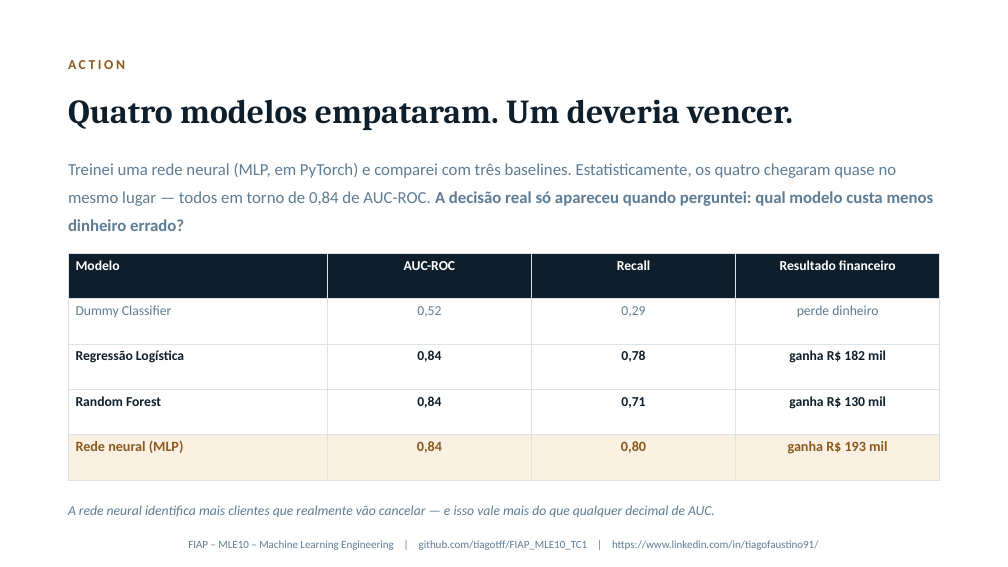
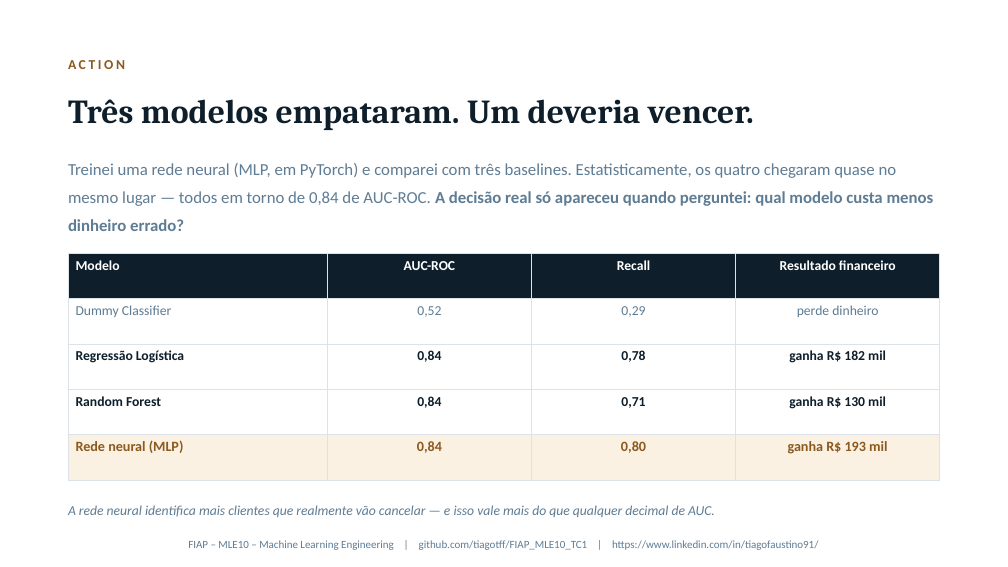
Before and after one commit to tiagotff/FIAP_MLE10_TC1, a slide deck: slide 4 of docs/Apresentacao_Tech_Challenge_1_MLE10_Churn.pptx. Drawn at 1008x567 pixels with LibreOffice and Linux fonts; fonts in the diff are those of the drawing. Boxes give left, top, right and bottom in pixels: in the first picture for what was removed or moved away, otherwise in the second. Text is boxed around its words. In the diff, an @@ line names an element or a change of style, - is before the commit and + after.

Commit message:
docs: atualizar apresentacao STAR (pptx e pdf) - revisao final

```diff
--- a/docs/Apresentacao_Tech_Challenge_1_MLE10_Churn.pptx
+++ b/docs/Apresentacao_Tech_Challenge_1_MLE10_Churn.pptx
@@ text at box(68, 99, 754, 130): text changed @@
-Quatro modelos empataram. Um deveria vencer.
+Três modelos empataram. Um deveria vencer.
```
Also in this commit, not shown: 1 other file.
